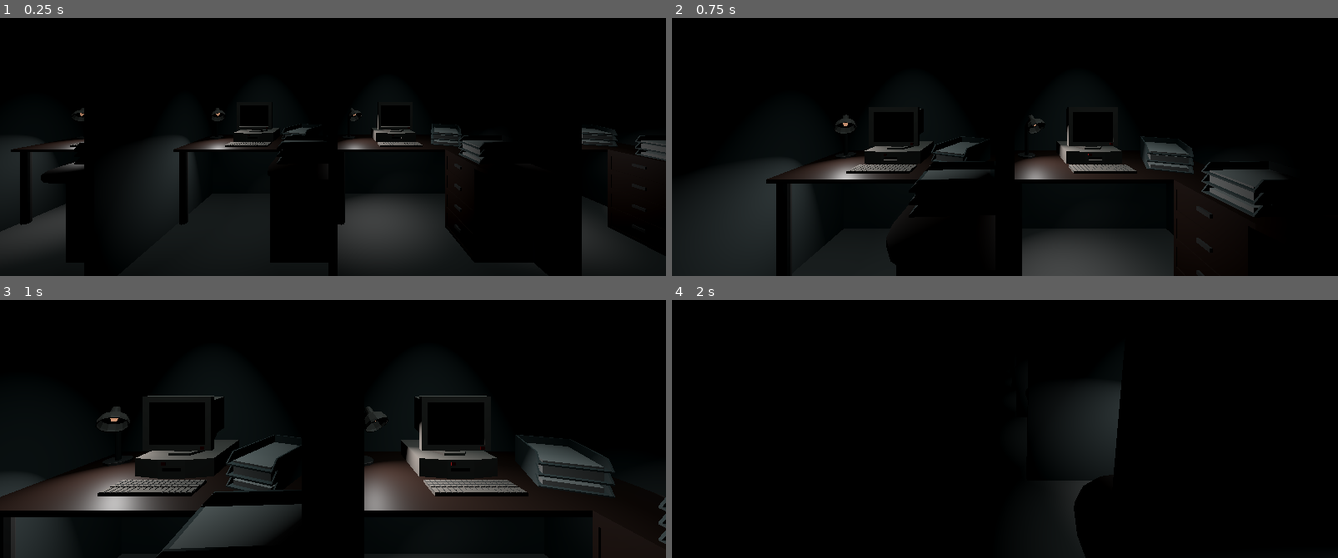
Above: before the commit, frames 1-4 (two rows, left to right).
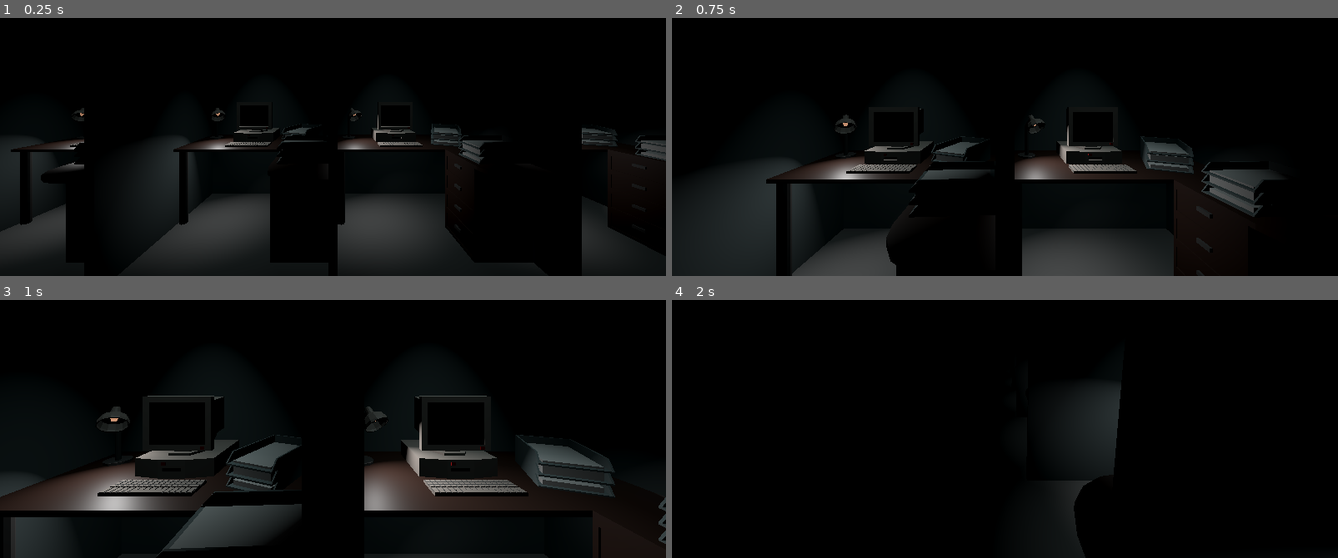
Above: after the commit, the same moments.

Repository: triangle-int/inner-inhabited
Game: Godot game, scene res://scenes/fpv/main.tscn
The game is run twice, just before and just after one commit, with the same random seed, the same clock (stepped at 60 frames per second) and the same inputs. This scene is started directly instead of the project's main scene. The engine's default icon, where the game draws it, is replaced by a stand-in: a white triangle on a blue panel in a dark square.
Inputs (mouse positions are in pixels of both pictures, inside the frame that each line leads up to):
- Up to frame 1 (0.25 s): no input
- Up to frame 2 (0.75 s): tap Enter at 0.5 s; move the mouse to (1151, 69) at 0.52 s; hold W (move_forward) from 0.53 s (still down); right-click (1151, 69) at 0.6 s; click (1151, 69) at 0.67 s
- Up to frame 3 (1 s): keep holding W (move_forward); tap Space at 0.77 s
- Up to frame 4 (2 s): keep holding W (move_forward); tap Space at 1.25, 1.52 s; move the mouse to (971, 372) at 1.27 s; tap D (delete_node) at 1.35 s

The runs differ from the first frame. In frame 1, 1.9% of the frame differs, in the area x 24-41%, y 70-90%; in frame 2, 1.4%; in frame 3, less than 0.1%; in frame 4, nothing differs.

Commit message:
models for the robot

Diff:
--- a/scenes/fpv/environment/statue.tscn
+++ b/scenes/fpv/environment/statue.tscn
@@ -1,14 +1,55 @@
-[gd_scene load_steps=2 format=3 uid="uid://tbo3ngsdt67g"]
+[gd_scene load_steps=5 format=3 uid="uid://tbo3ngsdt67g"]
 
-[sub_resource type="BoxMesh" id="BoxMesh_ff1v8"]
-size = Vector3(1, 2, 1)
+[ext_resource type="PackedScene" uid="uid://cvlcyb8kpodvk" path="res://models/case/case.glb" id="1_usdst"]
+[ext_resource type="PackedScene" uid="uid://cuks2uci3hj2i" path="res://models/robot/robot.glb" id="2_kl7bo"]
 
-[node name="Statue" type="Node3D"]
+[sub_resource type="BoxShape3D" id="BoxShape3D_tvc4y"]
+size = Vector3(1.4, 2.5, 1.4)
 
-[node name="MeshInstance3D" type="MeshInstance3D" parent="."]
-transform = Transform3D(1, 0, 0, 0, 1, 0, 0, 0, 1, 0, 1, 0)
-mesh = SubResource("BoxMesh_ff1v8")
+[sub_resource type="BoxMesh" id="BoxMesh_ecmdl"]
+size = Vector3(4, 1, 4)
 
-[node name="SpotLight3D" type="SpotLight3D" parent="."]
-transform = Transform3D(1, 0, 0, 0, -0.642788, 0.766044, 0, -0.766044, -0.642788, 0, 2, -1.3)
-spot_range = 2.0
+[node name="Statue" type="StaticBody3D"]
+
+[node name="CollisionShape3D" type="CollisionShape3D" parent="."]
+transform = Transform3D(1, 0, 0, 0, 1, 0, 0, 0, 1, 0, 1.25, 0)
+shape = SubResource("BoxShape3D_tvc4y")
+
+[node name="Node3D" type="Node3D" parent="."]
+transform = Transform3D(-4.37114e-08, 0, 1, 0, 1, 0, -1, 0, -4.37114e-08, 0, 0, 0)
+
+[node name="case" parent="Node3D" instance=ExtResource("1_usdst")]
+transform = Transform3D(0.7, 0, 0, 0, 0.7, 0, 0, 0, 0.7, 0, 0, 0)
+
+[node name="robot" parent="Node3D" instance=ExtResource("2_kl7bo")]
+transform = Transform3D(0.336142, 0.0510767, 0, -0.0509197, 0.335109, 0.0266347, 0.00400121, -0.0263324, 0.338955, -0.145878, 1.61496, 0)
+
+[node name="SpotLight3D" type="SpotLight3D" parent="Node3D"]
+transform = Transform3D(0.690289, 1.20847e-08, 0.723534, -0.723534, -3.01735e-08, 0.690289, 3.01735e-08, -1, -1.20847e-08, 1.50747, 2.37324, 6.58936e-08)
+light_color = Color(0.878431, 0.996078, 1, 1)
+light_energy = 0.5
+light_cull_mask = 4294967293
+spot_range = 3.0
+spot_angle = 47.37
+
+[node name="SpotLight3D2" type="SpotLight3D" parent="Node3D"]
+transform = Transform3D(1, 0, -4.37114e-08, 4.37114e-08, 1.91069e-15, 1, 0, -1, 1.91069e-15, 0, 3.5, 0)
+layers = 2
+light_color = Color(0.878431, 0.996078, 1, 1)
+light_energy = 0.5
+light_cull_mask = 4293918722
+spot_range = 4.26303
+spot_angle = 26.1693
+
+[node name="OmniLight3D" type="OmniLight3D" parent="Node3D"]
+transform = Transform3D(1, 0, 0, 0, 1, 0, 0, 0, 1, 0.213021, 1.6497, -0.135202)
+light_color = Color(1, 0, 0, 1)
+light_energy = 0.1
+shadow_enabled = true
+omni_range = 1.2
+omni_attenuation = 1.86607
+
+[node name="MeshInstance3D" type="MeshInstance3D" parent="Node3D"]
+transform = Transform3D(1, 0, 0, 0, 1, 0, 0, 0, 1, 0, -0.499, 0)
+layers = 2
+mesh = SubResource("BoxMesh_ecmdl")
--- a/scenes/fpv/main.tscn
+++ b/scenes/fpv/main.tscn
@@ -26,4 +26,5 @@
 transform = Transform3D(1, 0, 0, 0, 1, 0, 0, 0, 1, 10, 0, 0)
 
 [node name="MovingStatue" parent="." node_paths=PackedStringArray("player") instance=ExtResource("5_5uogj")]
+transform = Transform3D(1, 0, 0, 0, 1, 0, 0, 0, 1, 0, 0, 10)
 player = NodePath("../PlayerSnap/Player")
--- a/scenes/fpv/statue.tscn
+++ b/scenes/fpv/statue.tscn
@@ -12,7 +12,7 @@
 [node name="Statue" parent="." instance=ExtResource("2_lvmxh")]
 
 [node name="Player" parent="." instance=ExtResource("3_hlouc")]
-transform = Transform3D(1, 0, 0, 0, 1, 0, 0, 0, 1, 0, 0, -6)
+transform = Transform3D(1, 0, 0, 0, 1, 0, 0, 0, 1, 0, 0, -16)
 
 [node name="Raft" parent="." instance=ExtResource("4_7ikju")]
 transform = Transform3D(1, 0, 0, 0, 1, 0, 0, 0, 1, 0, 0, 3)
Binary file added: models/case/case.glb
Not shown, added: models/case/case.glb.import
Binary file added: models/case/case_case_pallete.png
Not shown, added: models/case/case_case_pallete.png.import
Binary file added: models/case/case_pallete.png
Not shown, added: models/case/case_pallete.png.import
Binary file added: models/robot/robot.glb
Not shown, added: models/robot/robot.glb.import
Binary file added: models/robot/robot_mouth.png
Not shown, added: models/robot/robot_mouth.png.import
Binary file added: models/robot/robot_pallete.png
Not shown, added: models/robot/robot_pallete.png.import
